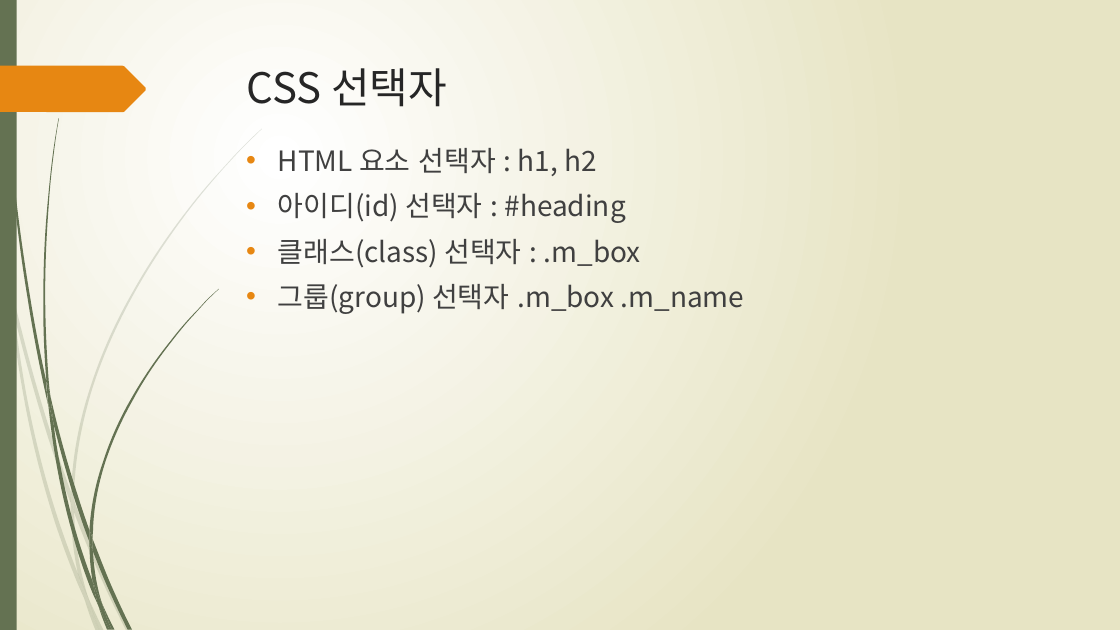
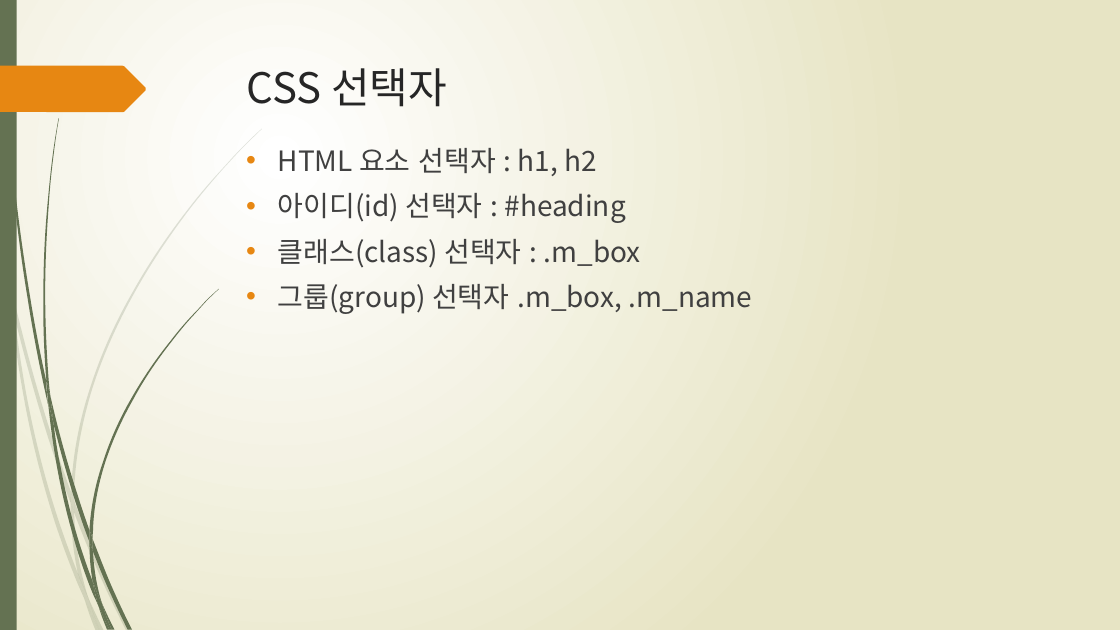
Before and after one commit to designUon/0216_CSS, a slide deck: slide 7 of 받은자료/1일차 CSS.pptx. Drawn at 1120x630 pixels with LibreOffice and Linux fonts; fonts in the diff are those of the drawing. Boxes give left, top, right and bottom in pixels: in the first picture for what was removed or moved away, otherwise in the second. Text is boxed around its words. In the diff, an @@ line names an element or a change of style, - is before the commit and + after.

```diff
--- a/받은자료/1일차 CSS.pptx
+++ b/받은자료/1일차 CSS.pptx
@@ text at bbox=[278, 284, 753, 314]: text changed @@
-• 그룹(group) 선택자 .m_box .m_name
+• 그룹(group) 선택자 .m_box, .m_name
```
Also in this commit, not shown: 4 other files.
